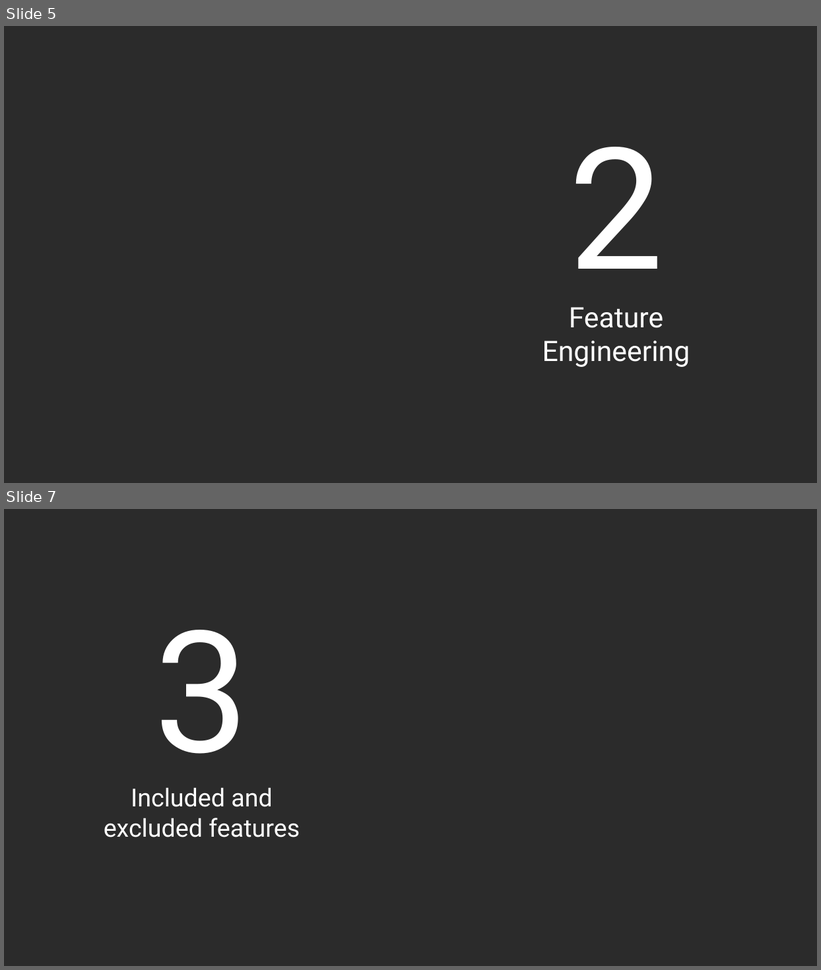
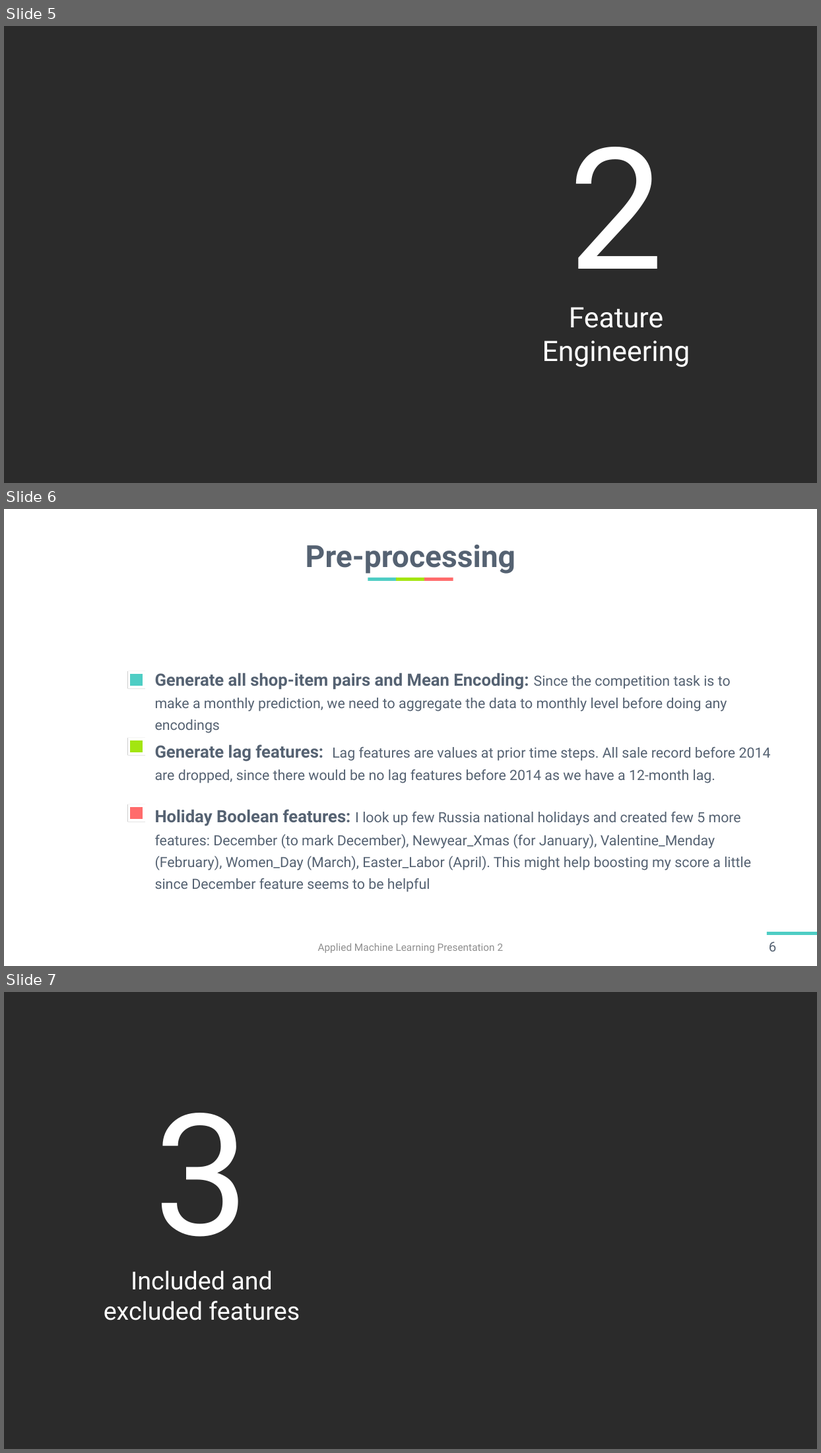
Before and after one commit to harshitsinghai77/garden-nerd-flower-recognition-data-science-competition, a slide deck: Team02_HarshitSinghai_147_0910_B2B5.pptx. Shown one above the other, each under a label of ours: slides 5 and 7 before the commit, slides 5, 6 and 7 after it; the slides between them are not shown. The pictures are 821x970 and 821x1453 pixels, drawn with LibreOffice and Linux fonts; fonts in the diff are those of the drawing; background and template pictures are left out; a plain dark background stands for a picture behind light text. Boxes give left, top, right and bottom in pixels: in the first picture for what was removed or moved away, otherwise in the second. Text is boxed around its words. In the diff, an @@ line names an element or a change of style, - is before the commit and + after.

```diff
--- a/Team02_HarshitSinghai_147_0910_B2B5.pptx
+++ b/Team02_HarshitSinghai_147_0910_B2B5.pptx
@@ slide 6 added at bbox=[4, 509, 817, 966], background #FFFFFF @@
@@ title added at bbox=[306, 545, 516, 574], 54 pt, text #556272, bold @@
+Pre-processing
@@ rectangle added at bbox=[368, 578, 397, 581], fill #4ECDC4 @@
@@ rectangle added at bbox=[396, 578, 425, 581], fill #A3E511 @@
@@ rectangle added at bbox=[424, 578, 453, 581], fill #FF6B6B @@
@@ rectangle added at bbox=[129, 673, 144, 687], fill #4ECDC4, outline #FFFFFF 4.5 pt @@
@@ text added at bbox=[155, 673, 731, 712], 25 pt, text #556272 @@
+Generate all shop-item pairs and Mean Encoding: Since the competition task is to make a monthly prediction, we need to aggregate the data to monthly level before doing any encodings
@@ rectangle added at bbox=[129, 739, 144, 754], fill #A3E511, outline #FFFFFF 4.5 pt @@
@@ text added at bbox=[155, 745, 771, 784], 25 pt, text #556272 @@
+Generate lag features: Lag features are values at prior time steps. All sale record before 2014 are dropped, since there would be no lag features before 2014 as we have a 12-month lag.
@@ rectangle added at bbox=[129, 806, 144, 821], fill #FF6B6B, outline #FFFFFF 4.5 pt @@
@@ text added at bbox=[155, 809, 751, 892], 25 pt, text #556272 @@
+Holiday Boolean features: I look up few Russia national holidays and created few 5 more features: December (to mark December), Newyear_Xmas (for January), Valentine_Menday (February), Women_Day (March), Easter_Labor (April). This might help boosting my score a little since December feature seems to be helpful
@@ text added at bbox=[318, 943, 504, 953], 18 pt, text #8F8F8F @@
+Applied Machine Learning Presentation 2
@@ rectangle added at bbox=[767, 932, 817, 935], fill #4ECDC4 @@
@@ page number added at bbox=[769, 942, 777, 952], 24 pt, text #556272 @@
+6
```
Also in this commit, not shown: 8 slides changed, 2 other slides added, 10 slides removed.
